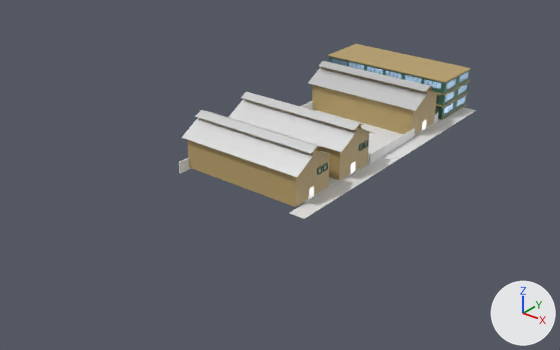
A saved change to the Blender file Assets/Map/Gudang/Menuju gudang/Menuju gunang mik1.blend.
Rendered twice from a camera (50 mm lens) standing at (173.0, -308.0, 159.0) and looking at (-53.0, -26.0, -16.0). The lights are fixed; the arrows at lower right show +X, +Y and +Z. The older version comes first.
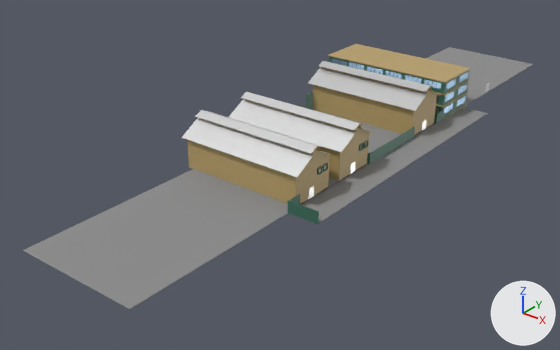
Boxes [x1, y1, x2, y2] around the edits, measured in the pictures (560 x 350 px):
'Cube.004', recoloured, rescaled
    before: [304, 110, 441, 203]
    after: [23, 47, 533, 309]
'Cube', recoloured, moved, rescaled
    before: [290, 107, 476, 219]
    after: [302, 107, 488, 223]
'Cube.024', reshaped, moved, recoloured (white to dark green)
    before: [369, 128, 415, 164]
    after: [367, 127, 415, 164]
'Cube.076', added
    after: [288, 200, 319, 224]
'Cube.001', recoloured, moved, rescaled
    before: [179, 101, 313, 174]
    after: [306, 92, 313, 110]
'Cube.074', added
    after: [434, 110, 444, 124]
'Cube.075', added
    after: [288, 194, 300, 213]

The edits, one by one:
Material 'Aspal' (mat_aspal) is new.
Its base color is (0.274, 0.274, 0.274) (grey #8f8f8f).
Its roughness is 1.0.
Its specular ior level is 0.531.
Material 'Gedung.002' (mat_gedung_002) is new.
Its base color is (0.0452, 0.156, 0.107) (dark green #3c6e5c).
me_cube_001 has 8 vertices, 6 faces and spans x -1.0..1.0, y -1.0..1.0, z -1.0..1.0.
me_cube_001 gains material mat_aspal (grey #8f8f8f).
me_cube_002 has 8 vertices, 6 faces and spans x -1.0..1.0, y -1.0..1.0, z -1.0..1.0.
me_cube_002 gains material mat_gedung (dark green #3c6e5c).
me_cube_007 has 8 vertices, 6 faces and spans x -1.0..1.0, y -1.0..1.0, z -1.0..1.0.
me_cube_007 gains material mat_aspal (grey #8f8f8f).
me_cube_026 is used by ob_cube_024; location (-4.1, 3.6, 3.0); scale (0.25, 21.0, 3.0).
me_cube_026 had 8 vertices, 6 faces and spanned x -1.0..1.0, y -1.0..1.0, z -1.0..1.0.
me_cube_026 now has 24 vertices, 22 faces and spans x -4.36..1.0, y -1.02..1.0, z -1.0..1.0.
Part 1, on me_cube_026:
5 faces are deleted.
16 vertices are added at x -4.36..1.0, y -1.02..1.0, z -1.0..1.0.
21 new faces join them.
me_cube_026 gains material mat_gedung_001 (dark green #3c6e5c).
Mesh me_cube_033 is new.
It is a box spanning x -1.0..1.0, y -1.0..1.0, z -1.0..1.0.
It uses material mat_gedung (dark green #3c6e5c).
Mesh me_cube is new.
It is a box spanning x -1.0..1.0, y -1.0..1.0, z -1.0..1.0.
It uses material mat_gedung (dark green #3c6e5c).
Mesh me_cube_032 is new.
It has 24 vertices, 22 faces and spans x -4.36..1.0, y -1.02..1.0, z -1.0..1.0.
It uses material mat_gedung_002 (dark green #3c6e5c).
Object 'Cube' (ob_cube) moves from (0.0, 0.0, 1.1) to (2.9, 0.0, 1.1).
Object 'Cube' (ob_cube) is rescaled from (4.0, 80.0, 0.1) to (8.0, 80.0, 0.1).
Object 'Cube.001' (ob_cube_001) moves from (-69.2, 0.0, 3.0) to (-69.2, 50.8, 5.9).
Object 'Cube.001' (ob_cube_001) is rescaled from (0.25, 80.0, 3.0) to (0.25, 32.0, 5.41).
Object 'Cube.004' (ob_cube_004) is rescaled from (30.8, 75.0, 0.1) to (30.8, 175.0, 0.1).
Object 'Cube.024' (ob_cube_024) moves from (-4.1, 3.6, 3.0) to (-4.1, 3.6, 3.8).
Object 'Cube.076' (ob_cube_076) is new; it shows me_cube_033.
Its location is (3.2, -80.0, 4.0).
Its scale is (8.0, 0.1, 3.0).
Object 'Cube.075' (ob_cube_075) is new; it shows me_cube.
Its location is (-4.2, -76.1, 4.0).
Its rotation in degrees is (0, 0, 90).
Its scale is (4.0, 0.1, 3.0).
Object 'Cube.074' (ob_cube_074) is new; it shows me_cube_032.
Its location is (-4.1, 52.3, 3.8).
Its scale is (0.25, 4.0, 3.0).
